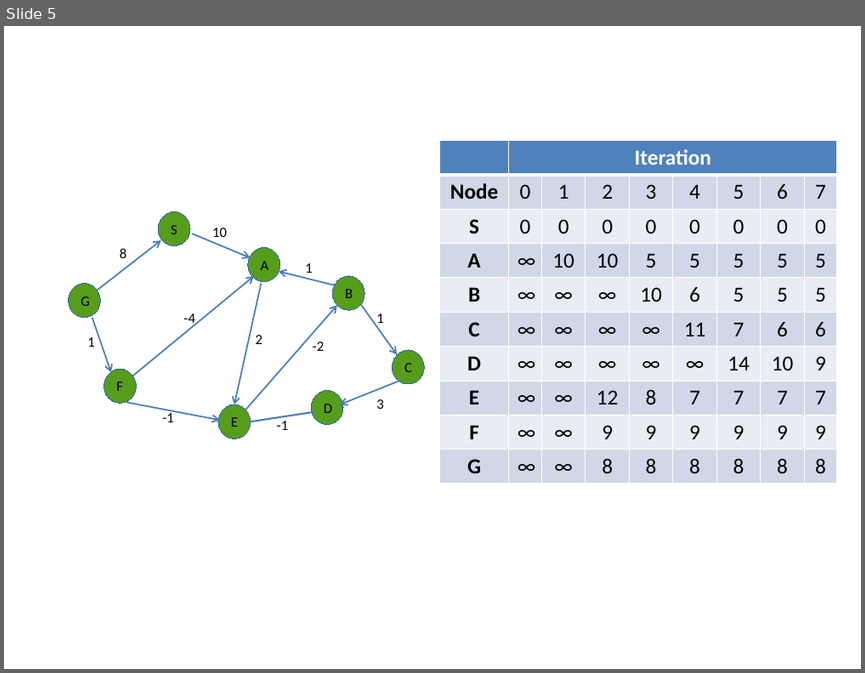
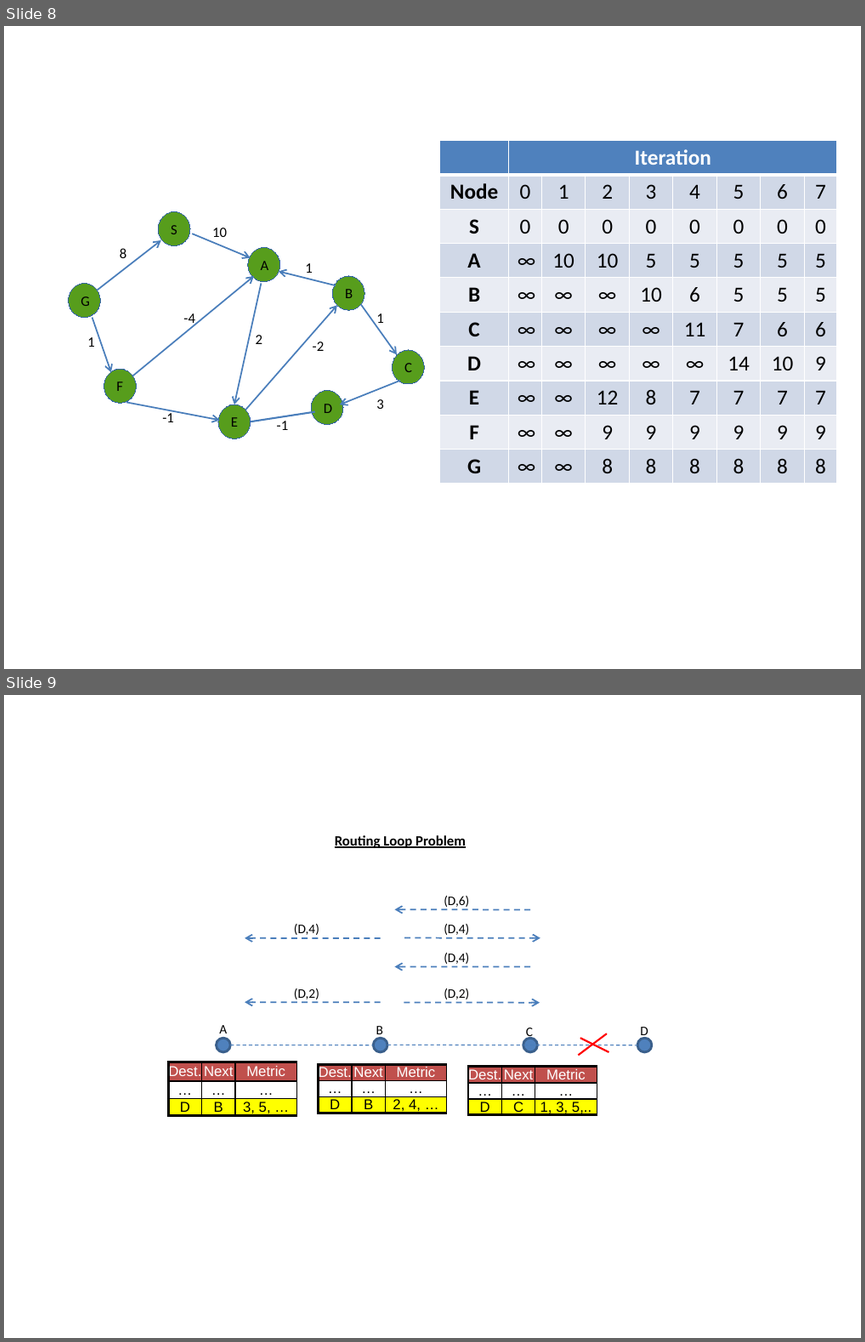
Before and after one commit to kadir4172/formation_control, a slide deck: Tez Çizimleri.pptx. Shown one above the other, each under a label of ours: slide 5 before the commit, slides 8 and 9 after it. The pictures are 865x673 and 865x1342 pixels, drawn with LibreOffice and Linux fonts; fonts in the diff are those of the drawing. Boxes give left, top, right and bottom in pixels: in the first picture for what was removed or moved away, otherwise in the second. Text is boxed around its words. In the diff, an @@ line names an element or a change of style, - is before the commit and + after.

```diff
--- a/Tez Çizimleri.pptx
+++ b/Tez Çizimleri.pptx
@@ slide 9 added at box(4, 695, 861, 1338), background #FFFFFF @@
@@ text added at box(335, 835, 466, 848), 12 pt, text #000000, bold, underline @@
+Routing Loop Problem
@@ group added at box(216, 896, 652, 1055): 10 texts, 6 arrows, 5 lines, 4 ellipses @@
+A
+D
+C
+B
+(D,2)
+(D,2)
+(D,4)
+(D,4)
+(D,4)
+(D,6)
@@ table added at box(169, 1061, 297, 1118), 3 rows, 3 columns @@
+Dest. | Next | Metric
+… | … | …
+D | B | 3, 5, …
@@ table added at box(318, 1064, 447, 1116), 3 rows, 3 columns @@
+Dest. | Next | Metric
+… | … | …
+D | B | 2, 4, …
@@ table added at box(468, 1066, 597, 1118), 3 rows, 3 columns @@
+Dest. | Next | Metric
+… | … | …
+D | C | 1, 3, 5,..
@@ what was slide 5 is now slide 8 @@
```
Also in this commit, not shown: 6 other slides added, 19 other files.
